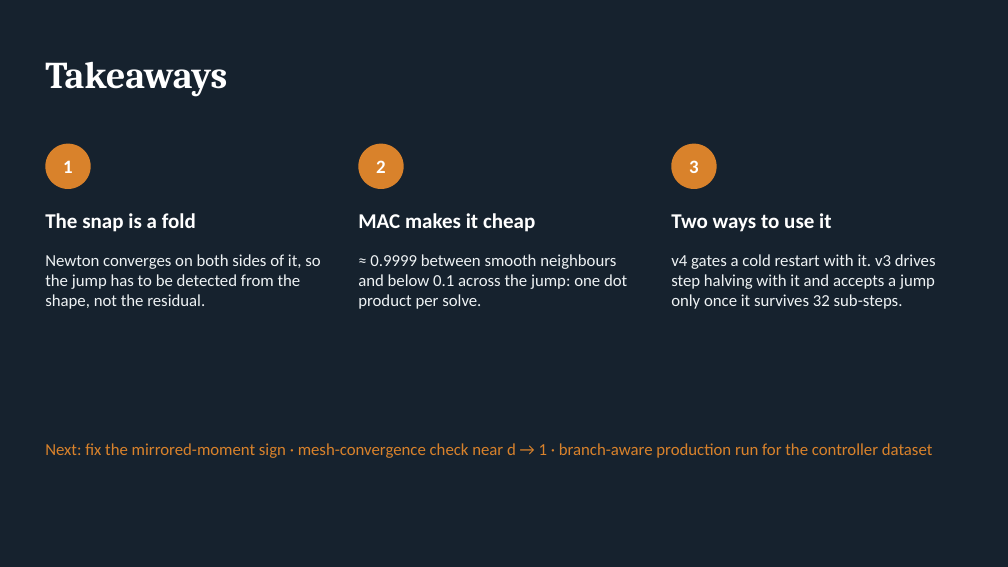
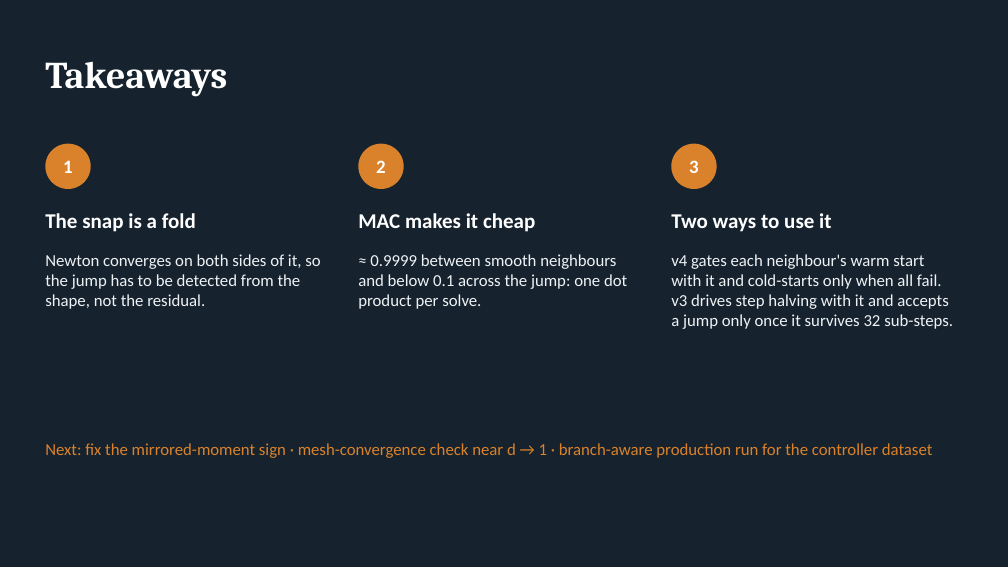
Before and after one commit to grraxx/elastica, a slide deck: slide 33 of presentation/elastica_snap_surface.pptx (slide 32 before the commit). Drawn at 1008x567 pixels with LibreOffice and Linux fonts; fonts in the diff are those of the drawing. Boxes give left, top, right and bottom in pixels: in the first picture for what was removed or moved away, otherwise in the second. Text is boxed around its words. In the diff, an @@ line names an element or a change of style, - is before the commit and + after.

```diff
--- a/presentation/elastica_snap_surface.pptx
+++ b/presentation/elastica_snap_surface.pptx
@@ text at <box>671,254,953,329</box>: text changed @@
-v4 gates a cold restart with it. v3 drives step halving with it and accepts a jump only once it survives 32 sub-steps.
+v4 gates each neighbour's warm start with it and cold-starts only when all fail. v3 drives step halving with it and accepts a jump only once it survives 32 sub-steps.
```
Also in this commit, not shown: 5 other slides changed, 1 slide added, 3 other files.
